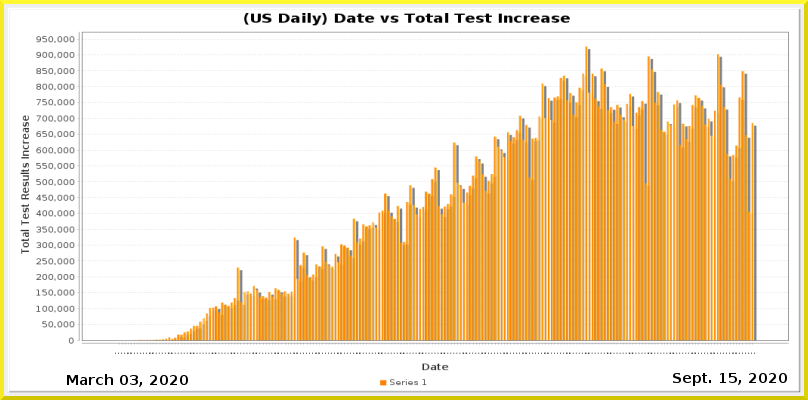
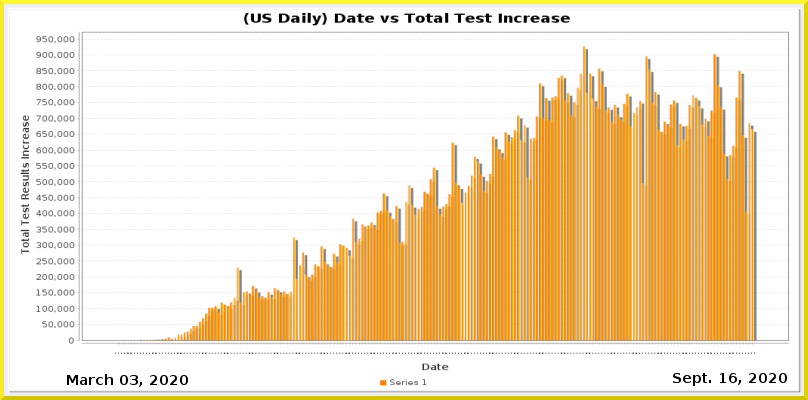
Revision of a layered w=808, h=400 image; what changed, layer by layer:
painted on "Current Date" over [left=729, top=373, right=737, bottom=383]
painted on "Date_vs_TestIncrease.png" over [left=133, top=46, right=757, bottom=354]
